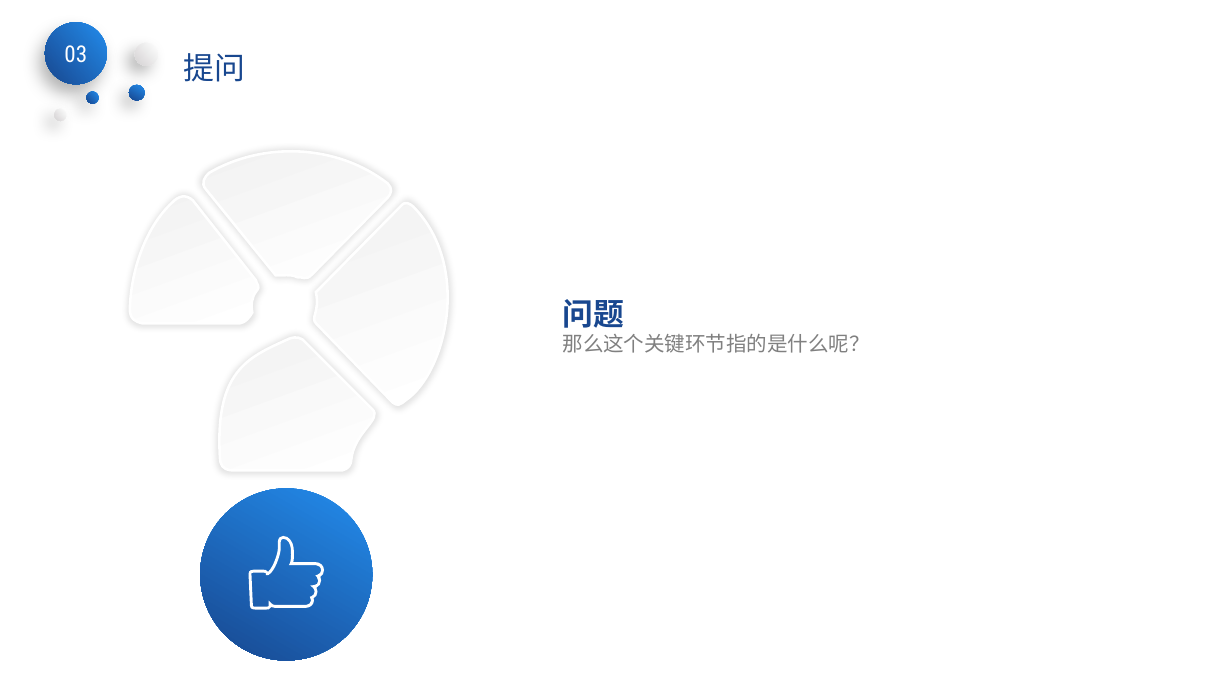
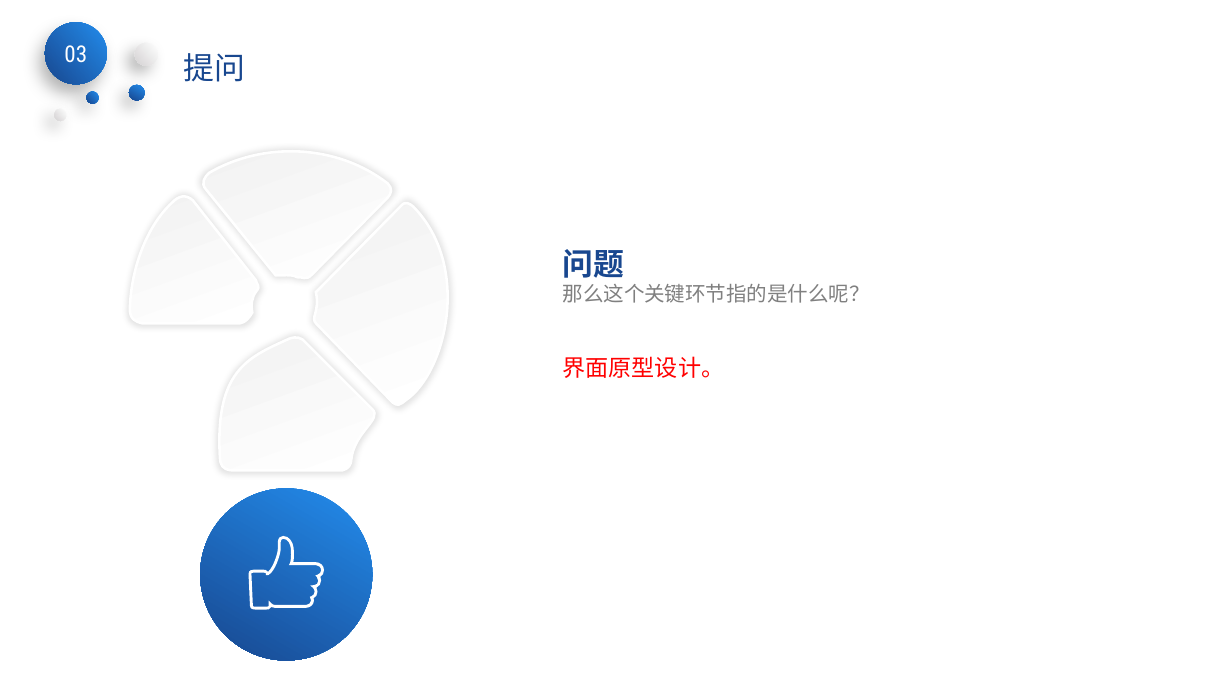
Before and after one commit to SarielX98/PRD2018G14, a slide deck: slide 32 of 受控文档/PPT/PRD2018-G14-界面原型.pptx (slide 49 before the commit). Drawn at 1232x693 pixels with LibreOffice and Linux fonts; fonts in the diff are those of the drawing; background and template pictures are left out. Boxes give left, top, right and bottom in pixels: in the first picture for what was removed or moved away, otherwise in the second. Text is boxed around its words. In the diff, an @@ line names an element or a change of style, - is before the commit and + after.

Commit message:
new 界面原型

```diff
--- a/受控文档/PPT/PRD2018-G14-界面原型.pptx
+++ b/受控文档/PPT/PRD2018-G14-界面原型.pptx
@@ text "问题": place and size @@
-text "问题" at [563,299,870,353]
+text "问题" at [563,249,870,303]
@@ text added at [563,356,725,378], 18 pt, text #FF0000 @@
+界面原型设计。
```
Also in this commit, not shown: 18 other slides changed, 24 slides added, 31 slides removed.
